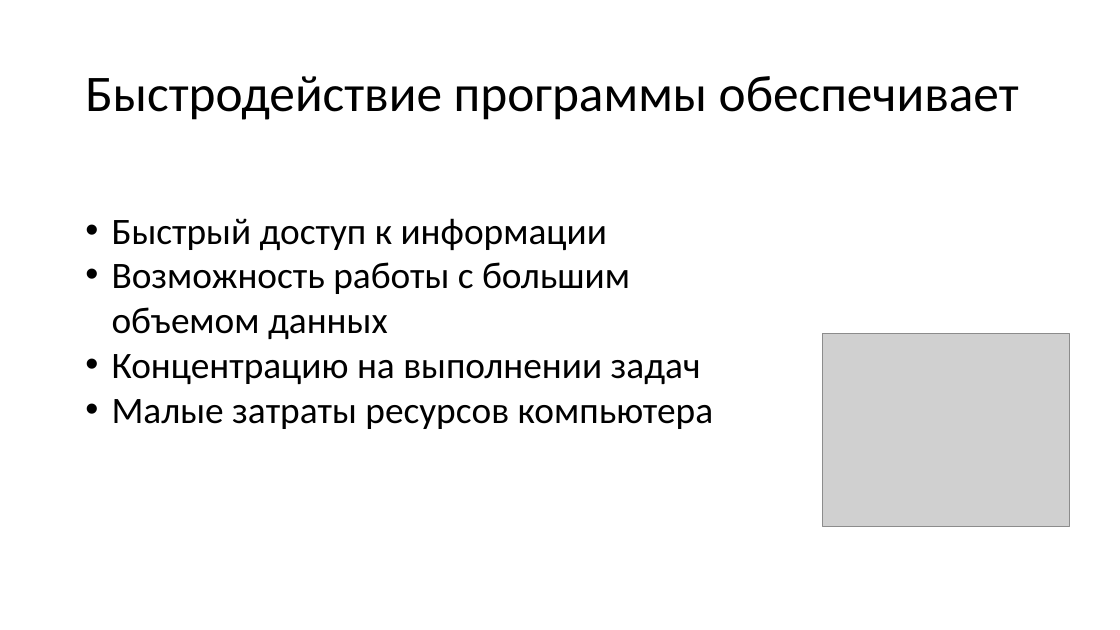
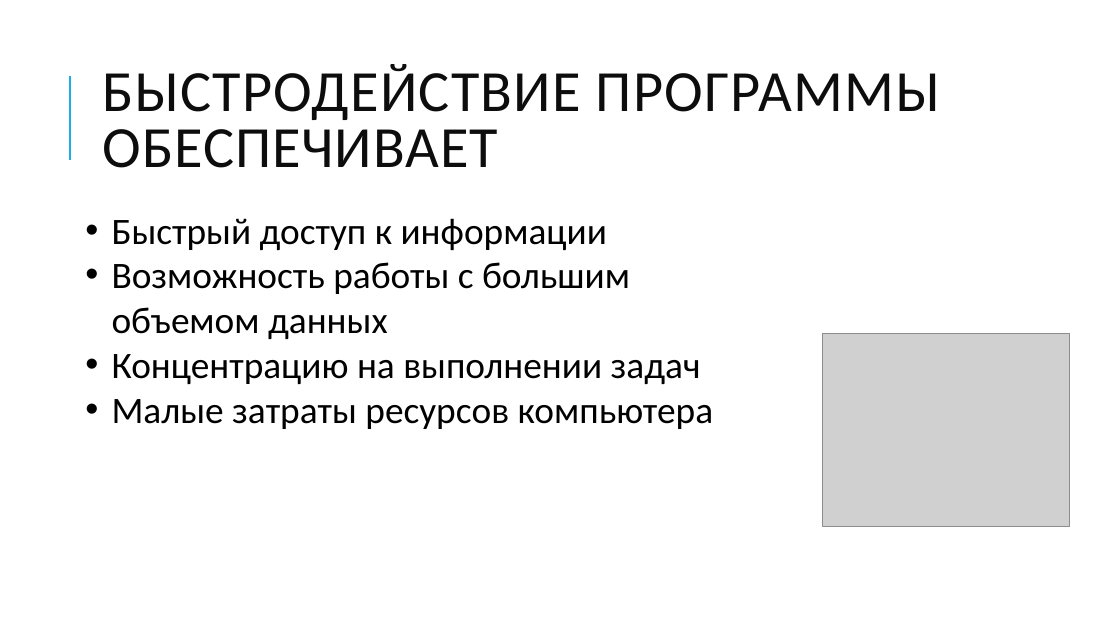
Before and after one commit to N0tilT/Timelon, a slide deck: slide 8 of docs/Timelon.pptx. Drawn at 1120x630 pixels with LibreOffice and Linux fonts; fonts in the diff are those of the drawing; grey boxes stand for pictures. Boxes give left, top, right and bottom in pixels: in the first picture for what was removed or moved away, otherwise in the second. Text is boxed around its words. In the diff, an @@ line names an element or a change of style, - is before the commit and + after.

```diff
--- a/docs/Timelon.pptx
+++ b/docs/Timelon.pptx
@@ line added from (70, 160) to (70, 76), #1CADE4 1.5 pt @@
@@ title at [102, 64, 940, 168]: text changed; size 44 to 50 pt; text colour #000000 to #0D0D0D @@
-Быстродействие программы обеспечивает
+БЫСТРОДЕЙСТВИЕ ПРОГРАММЫ ОБЕСПЕЧИВАЕТ
```
Also in this commit, not shown: 24 other slides changed.
